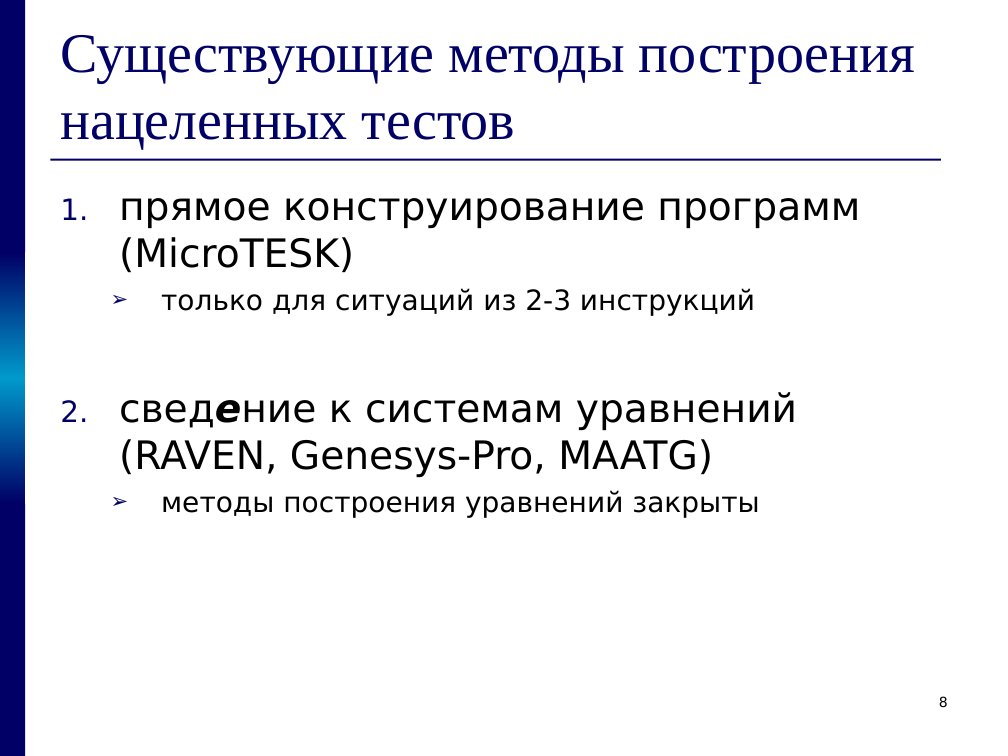
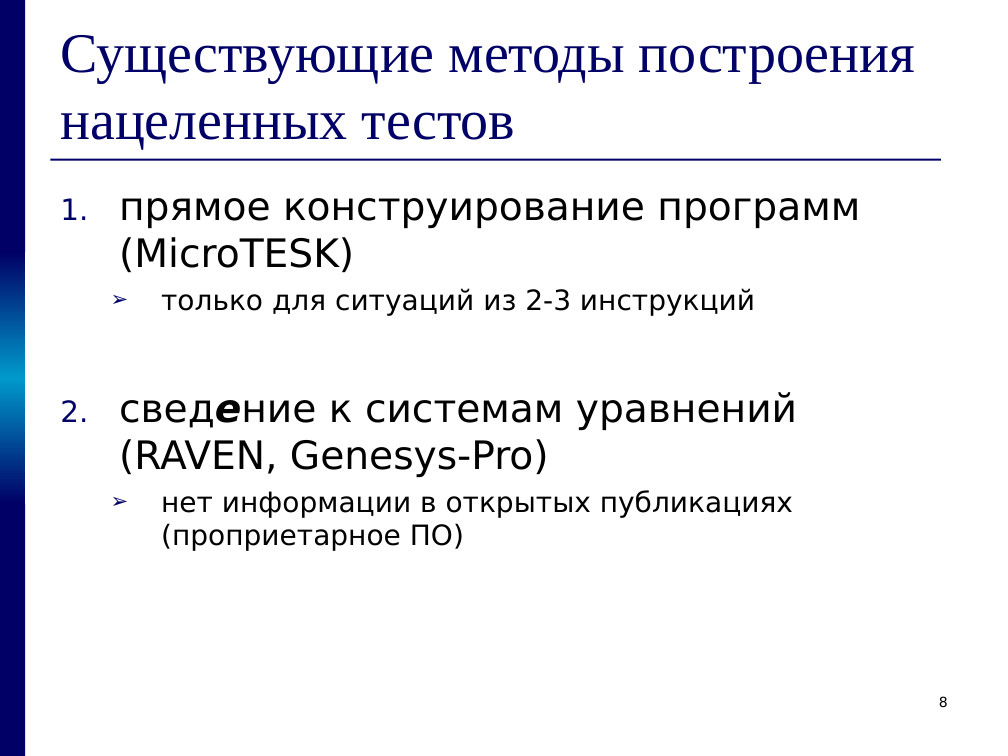
Before and after one commit to kornevgen/tesla-project, a slide deck: slide 8 of papers/THESIS/talks/pred/prethesis9.ppt. Drawn at 1008x756 pixels with LibreOffice and Linux fonts; fonts in the diff are those of the drawing. Boxes give left, top, right and bottom in pixels: in the first picture for what was removed or moved away, otherwise in the second. Text is boxed around its words. In the diff, an @@ line names an element or a change of style, - is before the commit and + after.

```diff
--- a/papers/THESIS/talks/pred/prethesis9.ppt
+++ b/papers/THESIS/talks/pred/prethesis9.ppt
@@ text at (119,392,797,551): text changed; size 28 to 20 pt @@
-2. сведение к системам уравнений (RAVEN, Genesys-Pro, MAATG)
-  ➢ методы построения уравнений закрыты
+2. сведение к системам уравнений (RAVEN, Genesys-Pro)
+  ➢ нет информации в открытых публикациях (проприетарное ПО)
```
Also in this commit, not shown: 9 other slides changed, 1 slide added.
